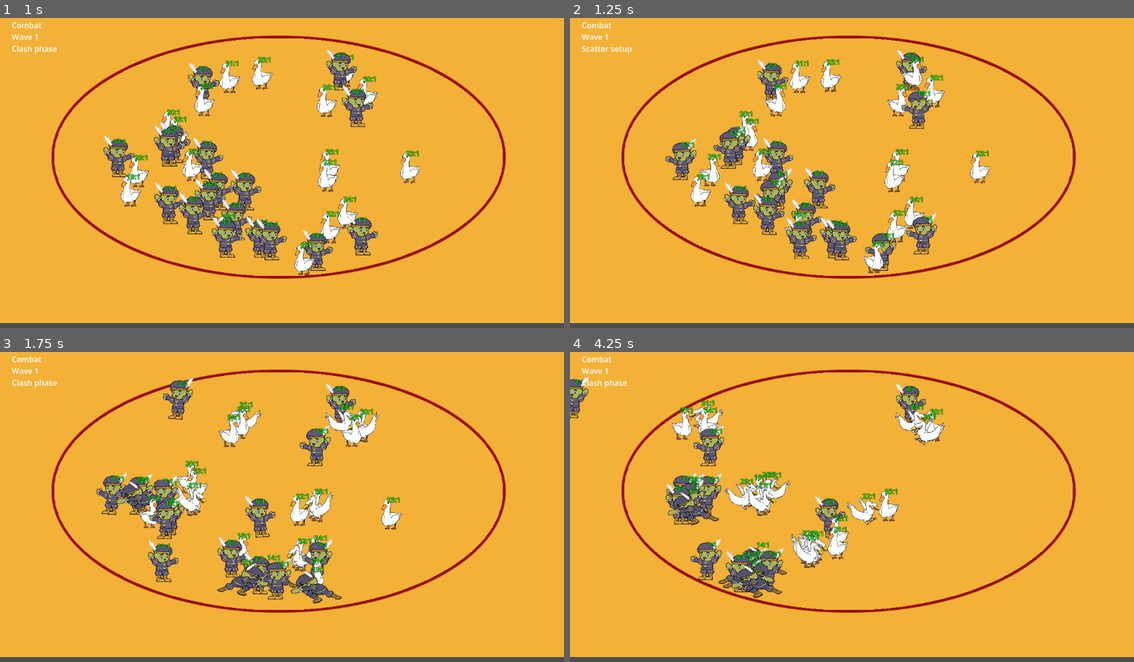
Above: before the commit, frames 1-4 (two rows, left to right).
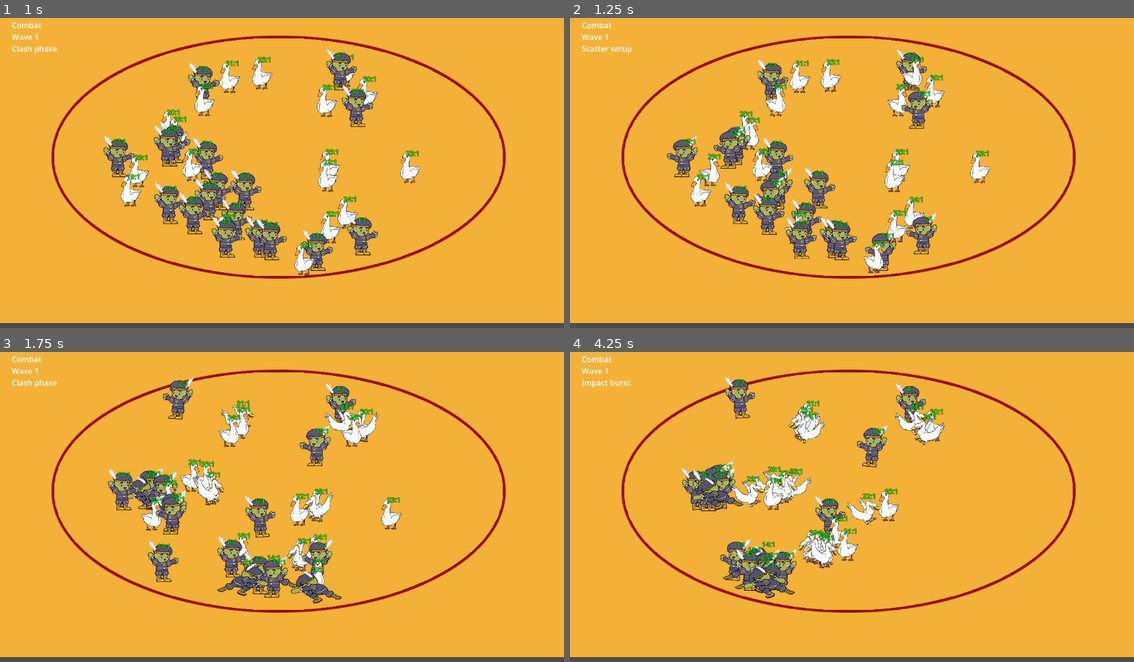
Above: after the commit, the same moments.

Repository: changingzhao-cpu/demo
Game: Godot game, scene res://scenes/main/main_scene.tscn
The game is run twice, just before and just after one commit, with the same random seed, the same clock (stepped at 60 frames per second) and the same inputs.
Inputs (mouse positions are in pixels of both pictures, inside the frame that each line leads up to):
- Up to frame 1 (1 s): tap Enter at 0.5, 0.6 s; move the mouse to (406, 154) at 0.52 s; click (406, 154) at 0.67 s
- Up to frame 2 (1.25 s): no input
- Up to frame 3 (1.75 s): move the mouse to (169, 519) at 1.27 s; tap Keypad Enter at 1.35 s; click (169, 519) at 1.42 s
- Up to frame 4 (4.25 s): move the mouse to (908, 435) at 2.02 s; tap Enter at 2.1, 3.6 s; click (908, 435) at 2.17 s; move the mouse to (823, 565) at 2.77 s; tap Keypad Enter at 2.85 s; click (823, 565) at 2.92 s; move the mouse to (1021, 550) at 3.52 s; click (1021, 550) at 3.67 s

Frame 1 is identical in both runs. In frame 2, 0.6% of the frame differs, in the area x 16-34%, y 32-55%; in frame 3, 3.8%; in frame 4, 8.7%, in the area x 0-57%, y 7-80%.

Commit message:
tune: increase engage buffer to 0.1
Set ENGAGE_BUFFER to 0.1 for combat spacing evaluation.

Co-Authored-By: Claude Sonnet 4.6 (1M context) <noreply@anthropic.com>

Diff:
--- a/scripts/battle/battle_simulation.gd
+++ b/scripts/battle/battle_simulation.gd
@@ -5,7 +5,7 @@
 const DEFAULT_ATTACK_DAMAGE := 10.0
 const DEFAULT_KNOCKBACK_DISTANCE := 0.42
 const DEFAULT_LAUNCH_HEIGHT := 0.26
-const ENGAGE_BUFFER := 0.0
+const ENGAGE_BUFFER := 0.1
 const PRECONTACT_SPACING_RADIUS := 1.85
 const PRECONTACT_SPACING_STEP := 0.22
 const SAME_TEAM_SPACING_RADIUS := 1.45
